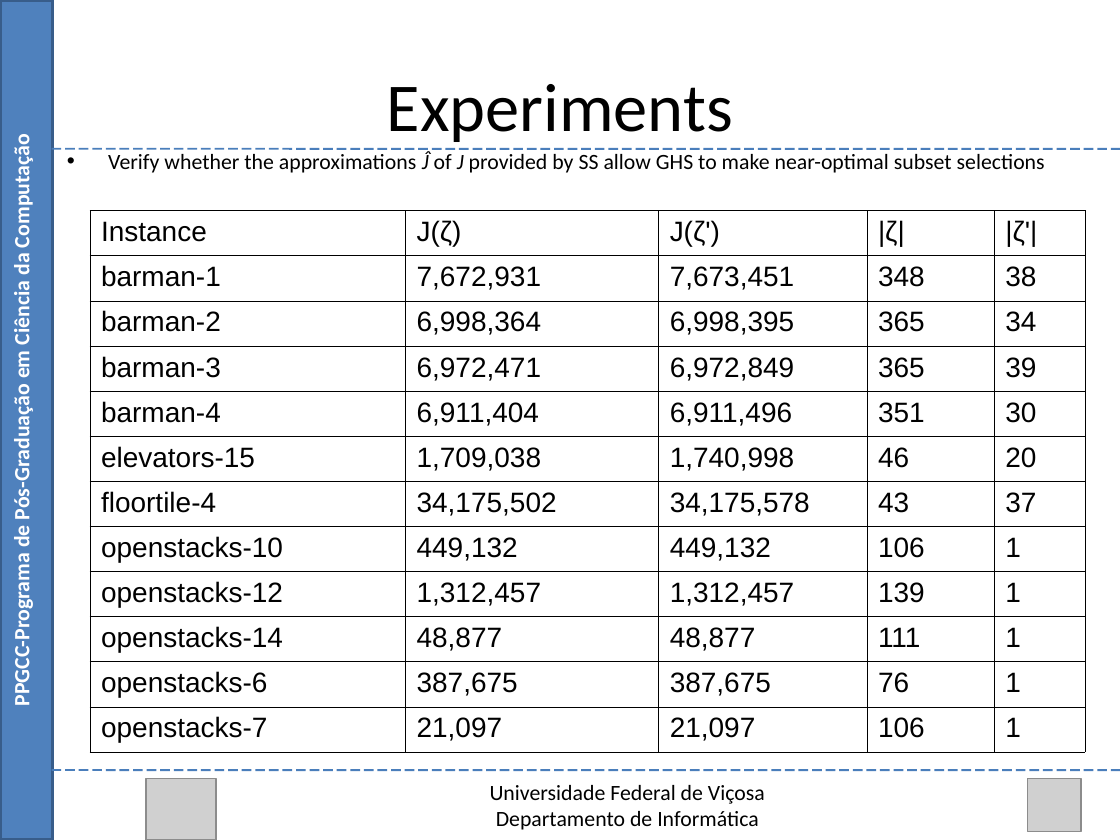
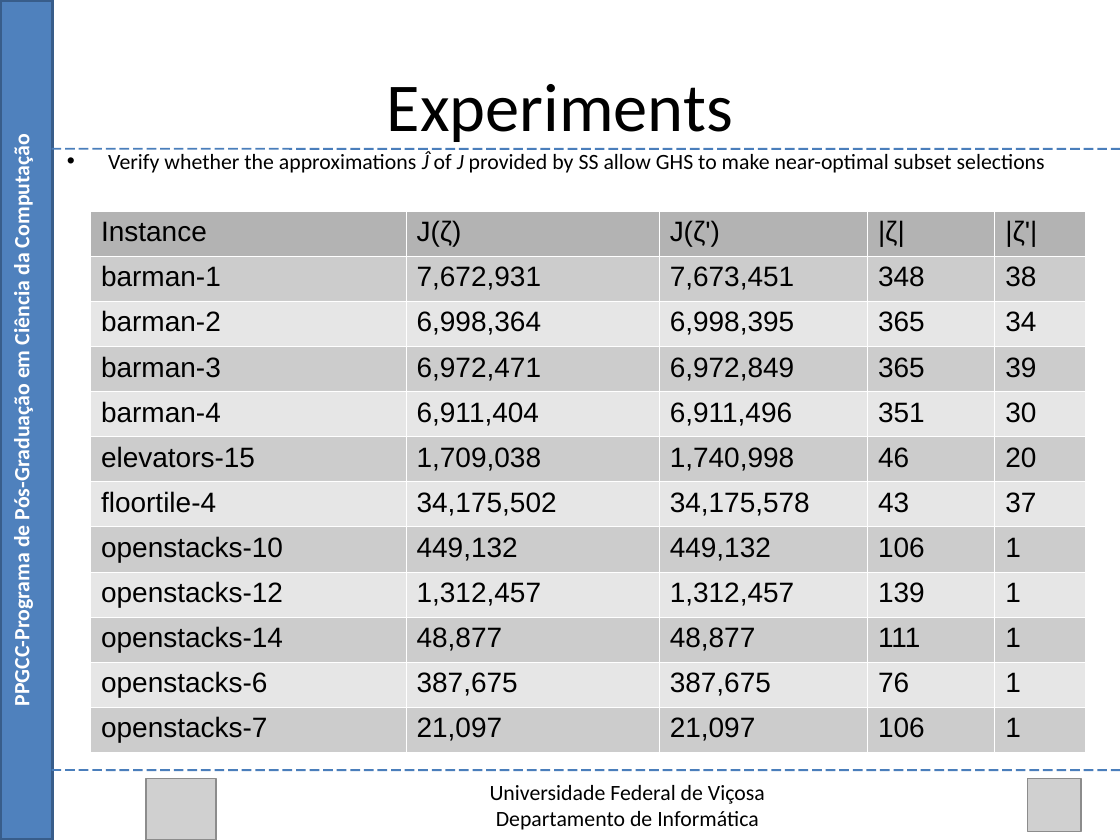
Before and after one commit to Marvinsky/research-marvin, a slide deck: slide 41 of latex/odp/selection heuristics.odp. Drawn at 1120x840 pixels with LibreOffice and Linux fonts; fonts in the diff are those of the drawing; grey boxes stand for pictures. Boxes give left, top, right and bottom in pixels: in the first picture for what was removed or moved away, otherwise in the second. Text is boxed around its words. In the diff, an @@ line names an element or a change of style, - is before the commit and + after.

```diff
--- a/latex/odp/selection heuristics.odp
+++ b/latex/odp/selection heuristics.odp
@@ table at [90, 211, 1085, 752] @@
@@ fill none to #B3B3B3 in row 1 @@
@@ fill none to #CCCCCC in 30 cells @@
@@ fill none to #E6E6E6 in 25 cells @@
@@ borders changed @@
```
Also in this commit, not shown: 4 other slides changed, 12 other files.
